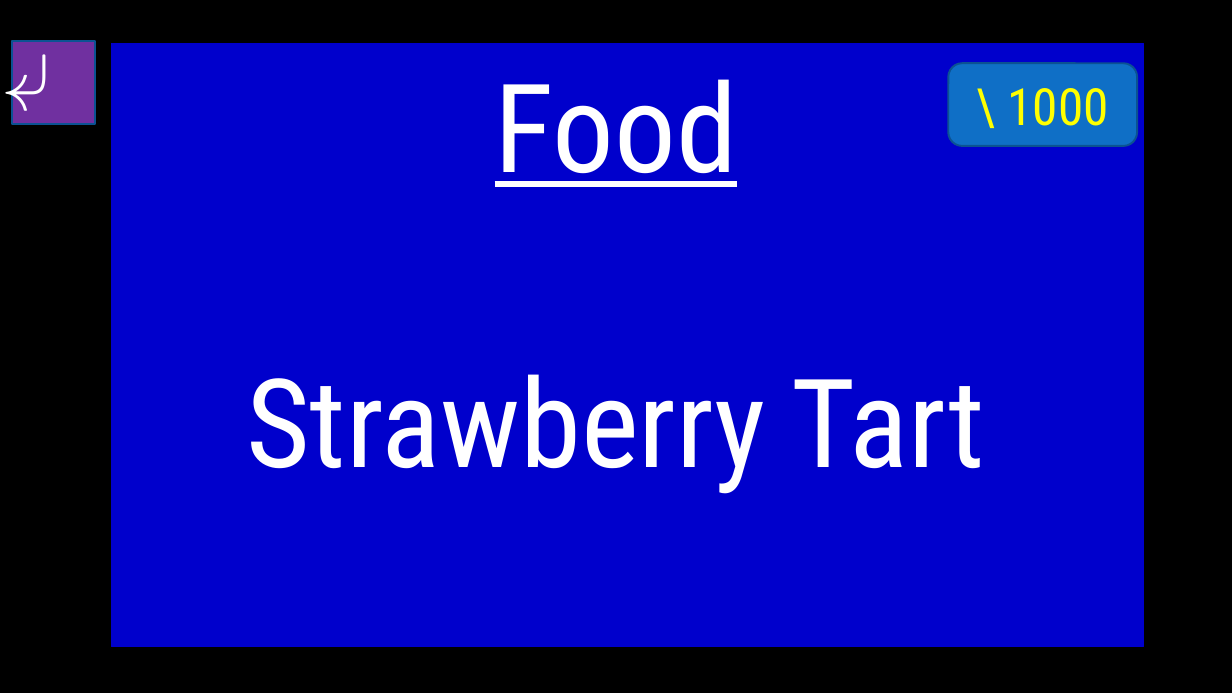
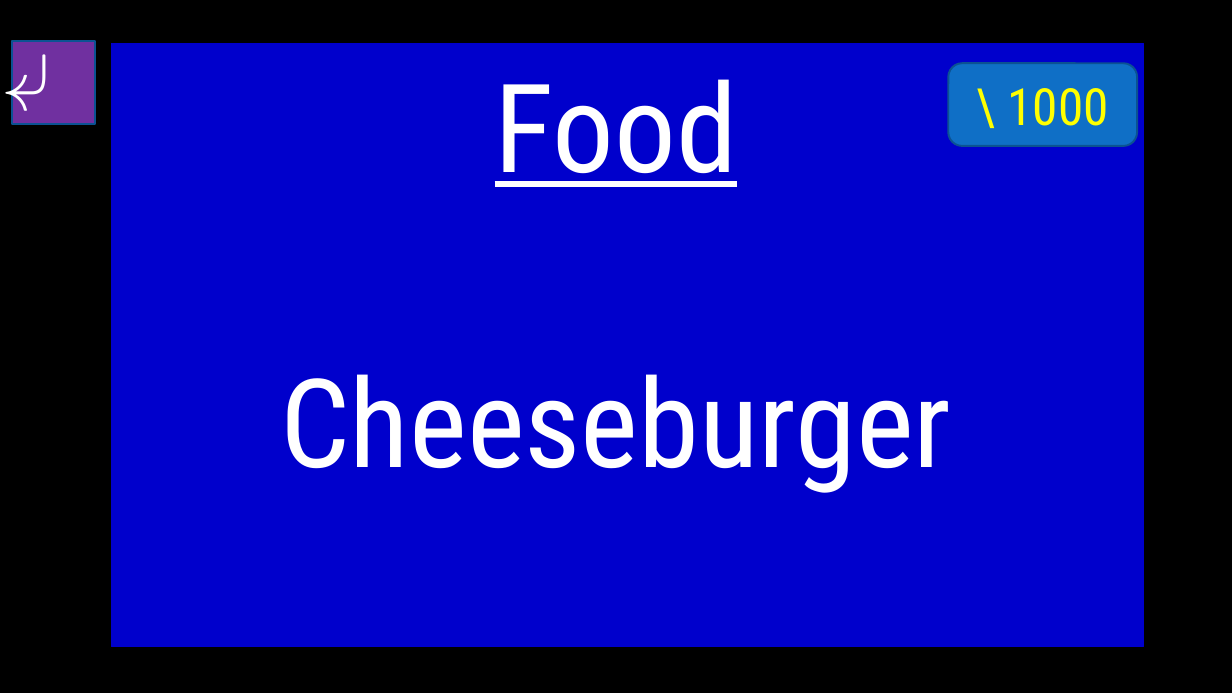
Before and after one commit to Gurichi/ALT_Materials, a slide deck: slide 22 of Jeopardy 5th Grade.pptx. Drawn at 1232x693 pixels with LibreOffice and Linux fonts; fonts in the diff are those of the drawing; background and template pictures are left out. Boxes give left, top, right and bottom in pixels: in the first picture for what was removed or moved away, otherwise in the second. Text is boxed around its words. In the diff, an @@ line names an element or a change of style, - is before the commit and + after.

```diff
--- a/Jeopardy 5th Grade.pptx
+++ b/Jeopardy 5th Grade.pptx
@@ text at (280,374,951,493): text changed @@
-Strawberry Tart
+Cheeseburger
```
Also in this commit, not shown: 40 other slides changed.
